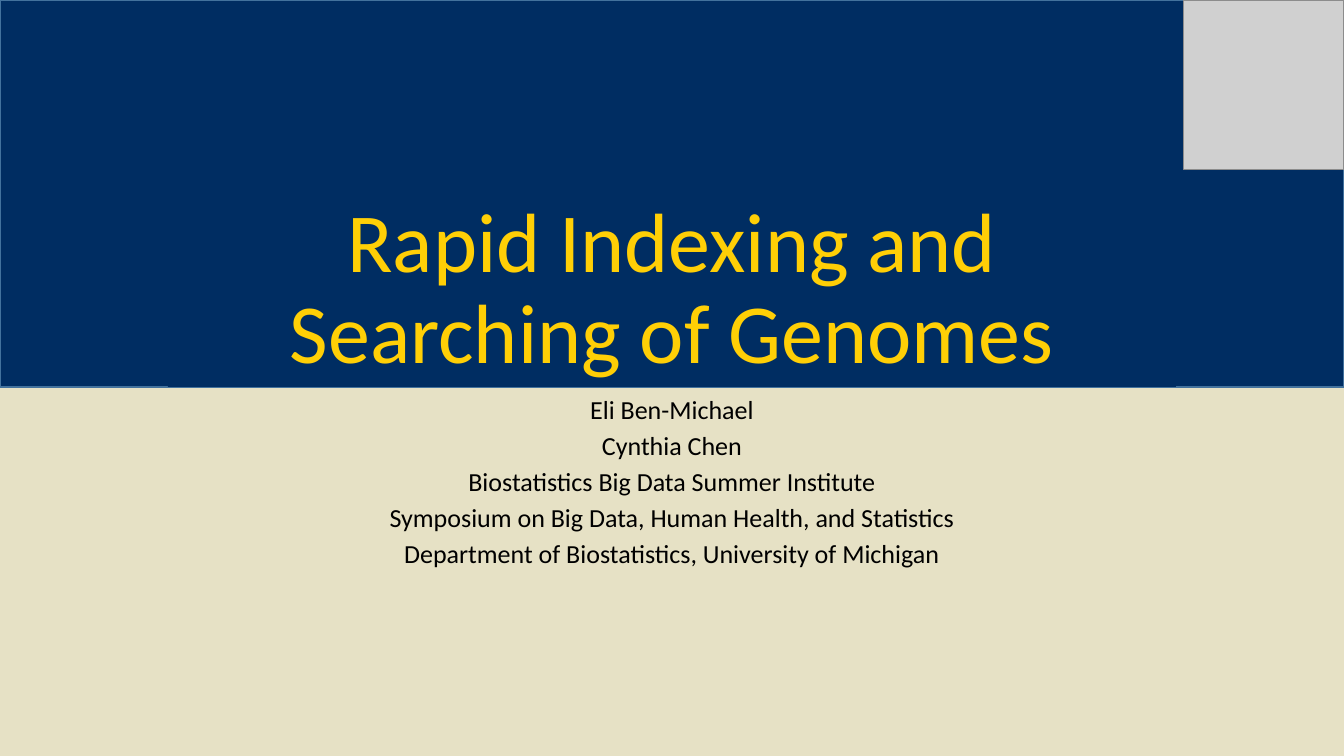
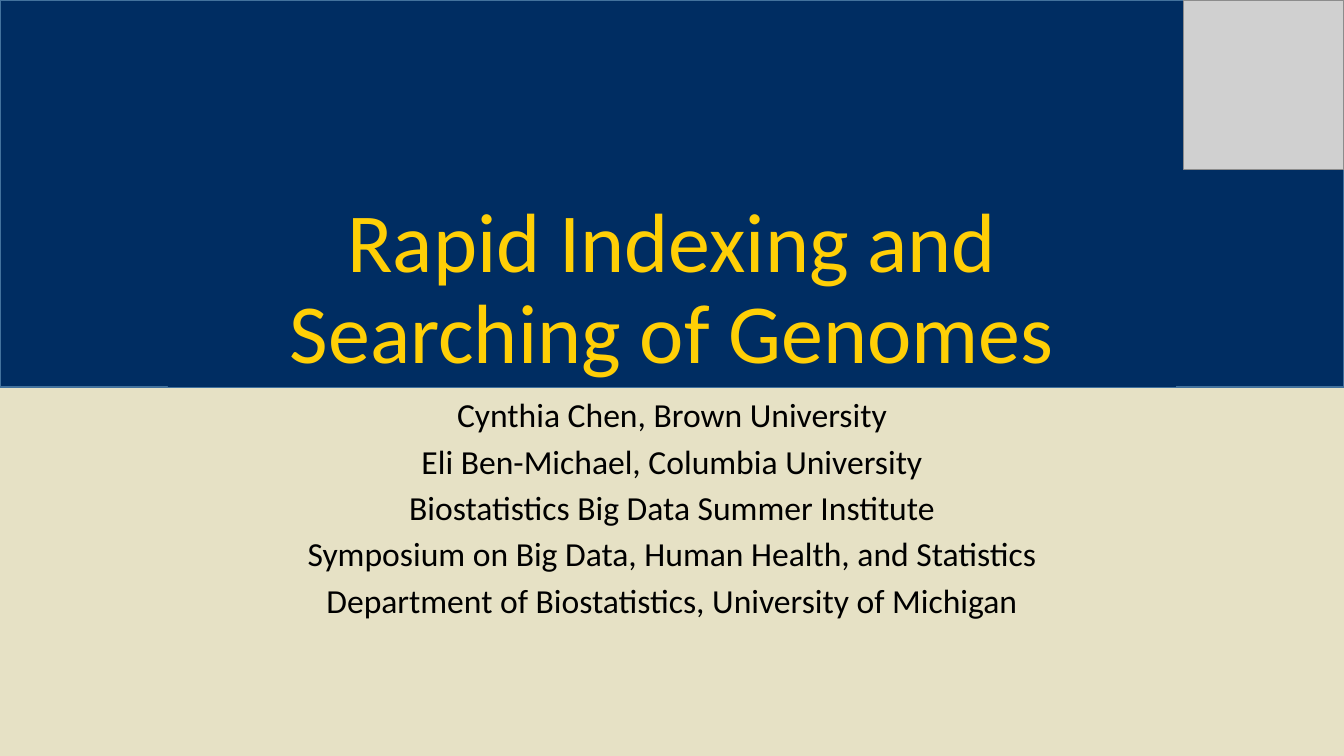
Before and after one commit to ebenmichael/genomics, a slide deck: slide 1 of presentation/Rapid Indexing and Searching of Genomes.pptx. Drawn at 1344x756 pixels with LibreOffice and Linux fonts; fonts in the diff are those of the drawing; grey boxes stand for pictures. Boxes give left, top, right and bottom in pixels: in the first picture for what was removed or moved away, otherwise in the second. Text is boxed around its words. In the diff, an @@ line names an element or a change of style, - is before the commit and + after.

```diff
--- a/presentation/Rapid Indexing and Searching of Genomes.pptx
+++ b/presentation/Rapid Indexing and Searching of Genomes.pptx
@@ subtitle at bbox=[421, 403, 922, 480]: text changed; size 18.6 to 24 pt @@
-Eli Ben-Michael
-Cynthia Chen
+Cynthia Chen, Brown University
+Eli Ben-Michael, Columbia University
@@ subtitle at bbox=[308, 496, 1036, 619]: size 18.6 to 24 pt in "Biostatistics Big Data Summer Institute", "Symposium on Big Data, Human Health, and ...", "Department of Biostatistics, University of Michigan"; line spacing 0.7 to 0.8 @@
```
Also in this commit, not shown: 3 other slides changed, 1 slide removed, 1 other file.
